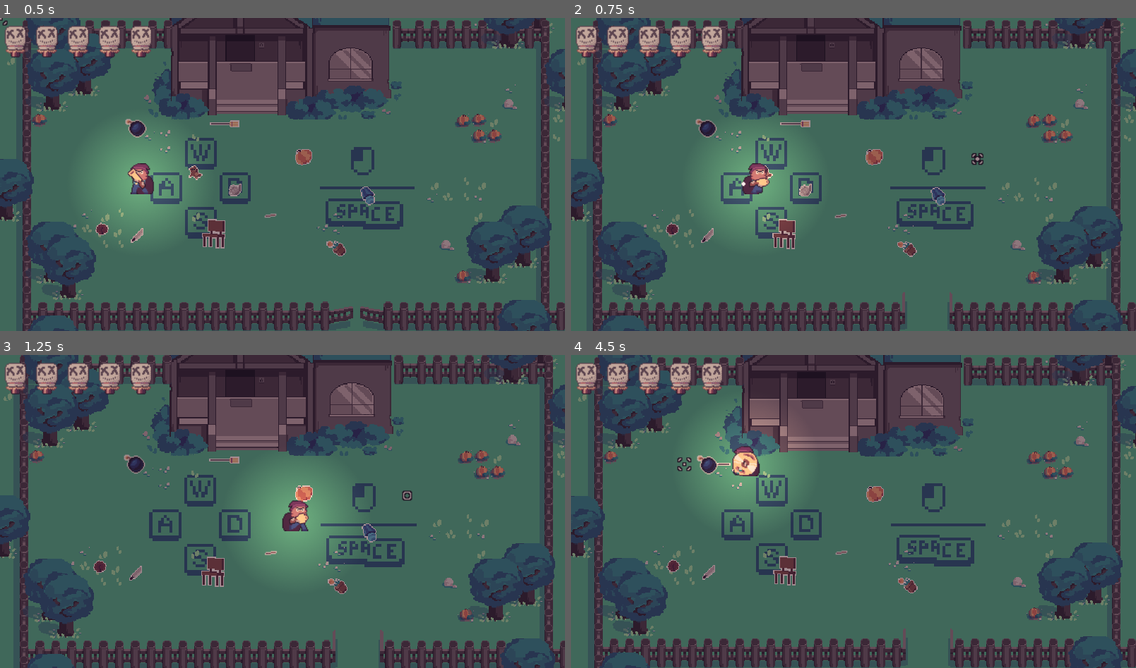
Above: before the commit, frames 1-4 (two rows, left to right).
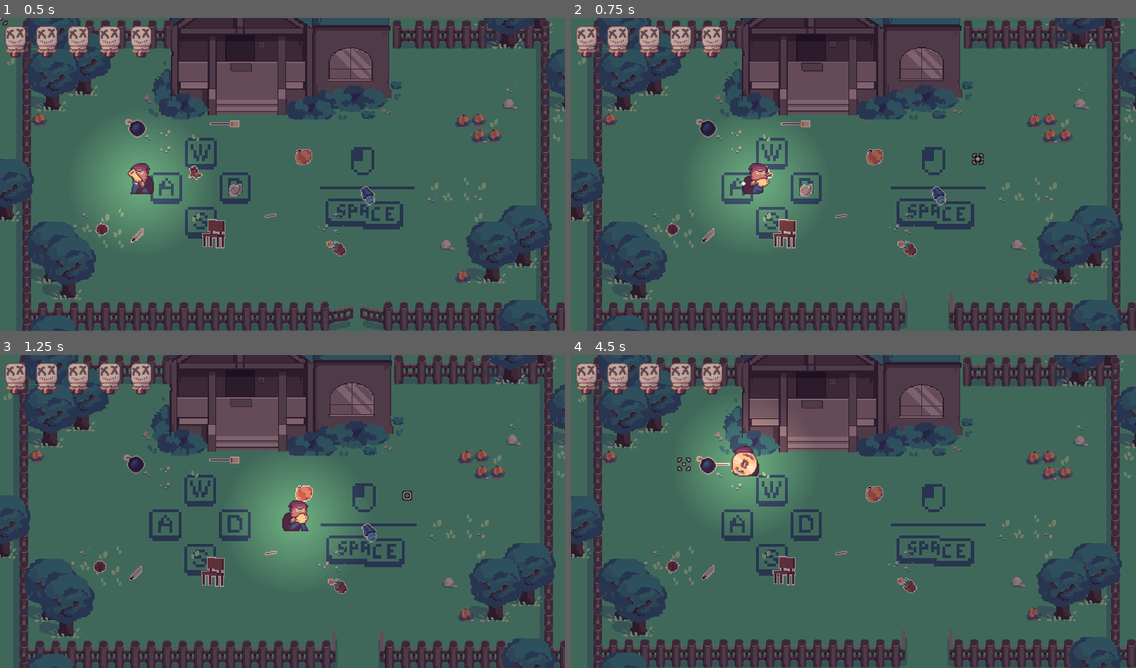
Above: after the commit, the same moments.

Repository: OceanBoy612/BrackeysJam2021
Game: Godot game, scene res://Code/World.tscn
The game is run twice, just before and just after one commit, with the same random seed, the same clock (stepped at 60 frames per second) and the same inputs.
Inputs (mouse positions are in pixels of both pictures, inside the frame that each line leads up to):
- Up to frame 1 (0.5 s): no input
- Up to frame 2 (0.75 s): move the mouse to (977, 158) at 0.52 s; press the mouse at (977, 158) at 0.53 s; hold Right (ui_right) from 0.53 s (still down)
- Up to frame 3 (1.25 s): keep holding Right (ui_right)
- Up to frame 4 (4.5 s): move the mouse to (740, 527) at 1.27 s; release Right (ui_right) at 1.28 s; release the mouse at (740, 527) at 1.28 s; hold Down (ui_down) 1.28-2.03 s; click (740, 527) at 1.35 s; move the mouse to (910, 442) at 2.02 s; press the mouse at (910, 442) at 2.03 s; hold Right (ui_right) 2.03-2.78 s; move the mouse to (825, 574) at 2.77 s; release the mouse at (825, 574) at 2.78 s; hold Up (ui_up) 2.78-3.53 s; click (825, 574) at 2.85 s; move the mouse to (1023, 558) at 3.52 s; press the mouse at (1023, 558) at 3.53 s; hold Left (ui_left) from 3.53 s (still down); move the mouse to (684, 464) at 4.27 s; release the mouse at (684, 464) at 4.28 s; click (684, 464) at 4.35 s

Frame 1 is identical in both runs. In frame 2, 2.7% of the frame differs, in the area x 1-100%, y 0-100%; in frame 3, 0.3%; in frame 4, 4.3%, in the area x 0-100%, y 0-100%.

Commit message:
Fixed walking camear shake tweaked damages

Diff:
--- a/src/Art/Spriteframes/Hedgehog_spriteframes.tres
+++ b/src/Art/Spriteframes/Hedgehog_spriteframes.tres
@@ -1,102 +1,86 @@
-[gd_resource type="SpriteFrames" load_steps=18 format=2]
+[gd_resource type="SpriteFrames" load_steps=17 format=2]
 
 [ext_resource path="res://Art/Pngs/Hedgehog-Sheet.png" type="Texture" id=1]
-[ext_resource path="res://Art/Pngs/Hedgehog dead-Sheet.png" type="Texture" id=2]
 
 [sub_resource type="AtlasTexture" id=1]
-flags = 4
-atlas = ExtResource( 2 )
-region = Rect2( 96, 0, 24, 24 )
+atlas = ExtResource( 1 )
+region = Rect2( 24, 0, 24, 24 )
 
 [sub_resource type="AtlasTexture" id=2]
-flags = 4
-atlas = ExtResource( 2 )
-region = Rect2( 0, 0, 24, 24 )
+atlas = ExtResource( 1 )
+region = Rect2( 48, 0, 24, 24 )
 
 [sub_resource type="AtlasTexture" id=3]
-flags = 4
-atlas = ExtResource( 2 )
-region = Rect2( 24, 0, 24, 24 )
+atlas = ExtResource( 1 )
+region = Rect2( 72, 0, 24, 24 )
 
 [sub_resource type="AtlasTexture" id=4]
-flags = 4
-atlas = ExtResource( 2 )
-region = Rect2( 48, 0, 24, 24 )
+atlas = ExtResource( 1 )
+region = Rect2( 72, 0, 24, 24 )
 
 [sub_resource type="AtlasTexture" id=5]
-flags = 4
-atlas = ExtResource( 2 )
+atlas = ExtResource( 1 )
 region = Rect2( 72, 0, 24, 24 )
 
 [sub_resource type="AtlasTexture" id=6]
-flags = 4
-atlas = ExtResource( 2 )
+atlas = ExtResource( 1 )
 region = Rect2( 96, 0, 24, 24 )
 
 [sub_resource type="AtlasTexture" id=7]
-flags = 4
 atlas = ExtResource( 1 )
-region = Rect2( 0, 0, 24, 24 )
+region = Rect2( 120, 0, 24, 24 )
 
 [sub_resource type="AtlasTexture" id=8]
-flags = 4
 atlas = ExtResource( 1 )
-region = Rect2( 24, 0, 24, 24 )
+region = Rect2( 144, 0, 24, 24 )
 
 [sub_resource type="AtlasTexture" id=9]
-flags = 4
 atlas = ExtResource( 1 )
-region = Rect2( 48, 0, 24, 24 )
+region = Rect2( 168, 0, 24, 24 )
 
 [sub_resource type="AtlasTexture" id=10]
-flags = 4
 atlas = ExtResource( 1 )
 region = Rect2( 72, 0, 24, 24 )
 
 [sub_resource type="AtlasTexture" id=11]
-flags = 4
-atlas = ExtResource( 1 )
-region = Rect2( 72, 0, 24, 24 )
-
-[sub_resource type="AtlasTexture" id=12]
-flags = 4
 atlas = ExtResource( 1 )
 region = Rect2( 96, 0, 24, 24 )
 
-[sub_resource type="AtlasTexture" id=13]
-flags = 4
+[sub_resource type="AtlasTexture" id=12]
 atlas = ExtResource( 1 )
 region = Rect2( 120, 0, 24, 24 )
 
-[sub_resource type="AtlasTexture" id=14]
-flags = 4
+[sub_resource type="AtlasTexture" id=13]
 atlas = ExtResource( 1 )
 region = Rect2( 144, 0, 24, 24 )
 
-[sub_resource type="AtlasTexture" id=15]
-flags = 4
+[sub_resource type="AtlasTexture" id=14]
 atlas = ExtResource( 1 )
 region = Rect2( 168, 0, 24, 24 )
 
+[sub_resource type="AtlasTexture" id=15]
+atlas = ExtResource( 1 )
+region = Rect2( 0, 0, 24, 24 )
+
 [resource]
 animations = [ {
-"frames": [ SubResource( 1 ) ],
+"frames": [ SubResource( 1 ), SubResource( 2 ), SubResource( 3 ), SubResource( 4 ) ],
+"loop": true,
+"name": "Spawn",
+"speed": 20.0
+}, {
+"frames": [ SubResource( 5 ), SubResource( 6 ), SubResource( 7 ), SubResource( 8 ), SubResource( 9 ) ],
+"loop": true,
+"name": "Walk",
+"speed": 12.0
+}, {
+"frames": [ SubResource( 10 ) ],
 "loop": true,
 "name": "Dead",
 "speed": 5.0
 }, {
-"frames": [ SubResource( 2 ), SubResource( 3 ), SubResource( 4 ), SubResource( 5 ), SubResource( 6 ) ],
+"frames": [ SubResource( 11 ), SubResource( 12 ), SubResource( 13 ), SubResource( 14 ), SubResource( 15 ) ],
 "loop": true,
 "name": "Die",
 "speed": 18.0
-}, {
-"frames": [ SubResource( 7 ), SubResource( 8 ), SubResource( 9 ), SubResource( 10 ) ],
-"loop": true,
-"name": "Spawn",
-"speed": 20.0
-}, {
-"frames": [ SubResource( 11 ), SubResource( 12 ), SubResource( 13 ), SubResource( 14 ), SubResource( 15 ) ],
-"loop": true,
-"name": "Walk",
-"speed": 12.0
 } ]
--- a/src/Code/Bullets/HedgeHogBullet.tscn
+++ b/src/Code/Bullets/HedgeHogBullet.tscn
@@ -10,7 +10,7 @@
 
 [node name="HedgeHogBullet" instance=ExtResource( 1 )]
 speed = 350.0
-damage = 5
+damage = 11
 shot_cone = 60.0
 break_sound = ExtResource( 4 )
 scene_to_spawn = ExtResource( 2 )
--- a/src/Code/Bullets/QuillBullet.tscn
+++ b/src/Code/Bullets/QuillBullet.tscn
@@ -8,7 +8,7 @@
 
 [node name="QuillBullet" instance=ExtResource( 2 )]
 speed = 250.0
-damage = 3
+damage = 2
 time_alive = 3.0
 rotate = false
 knockback_power = 100
--- a/src/Code/Enemies/HedgeHog.tscn
+++ b/src/Code/Enemies/HedgeHog.tscn
@@ -10,7 +10,7 @@
 [node name="HedgeHog" instance=ExtResource( 1 )]
 script = ExtResource( 2 )
 speed = 50
-health = 5.0
+health = 2.0
 
 [node name="Sprite" parent="." index="0"]
 position = Vector2( 0, -11.1369 )
--- a/src/Code/World.gd
+++ b/src/Code/World.gd
@@ -22,7 +22,8 @@
 
 func on_player_moved():
 #	cam.add_zoom(0.10)
-	cam.add_trauma(0.016, 0.1)
+#	cam.add_trauma(0.016, 0.1)
+	pass
 
 
 func on_player_died():
